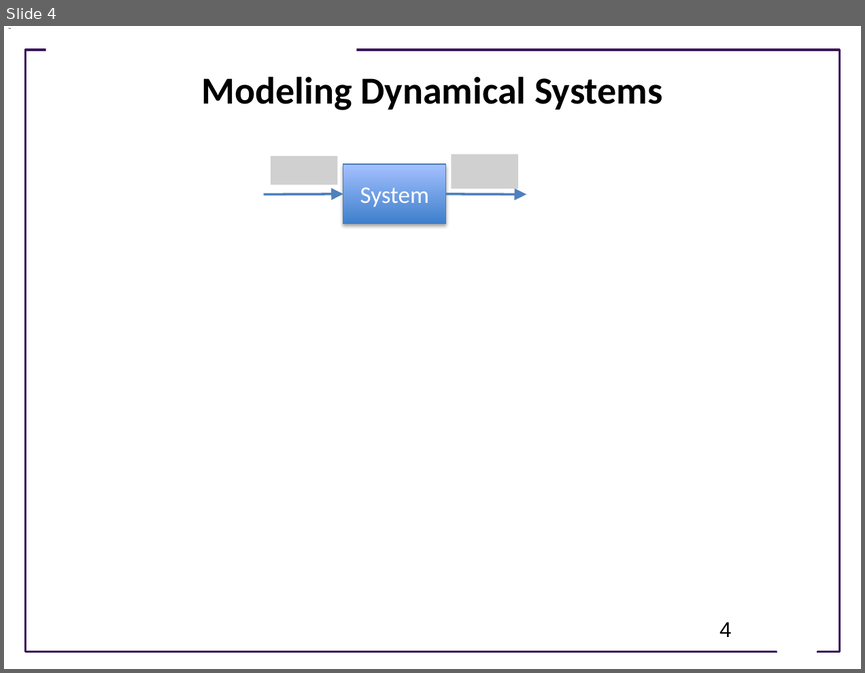
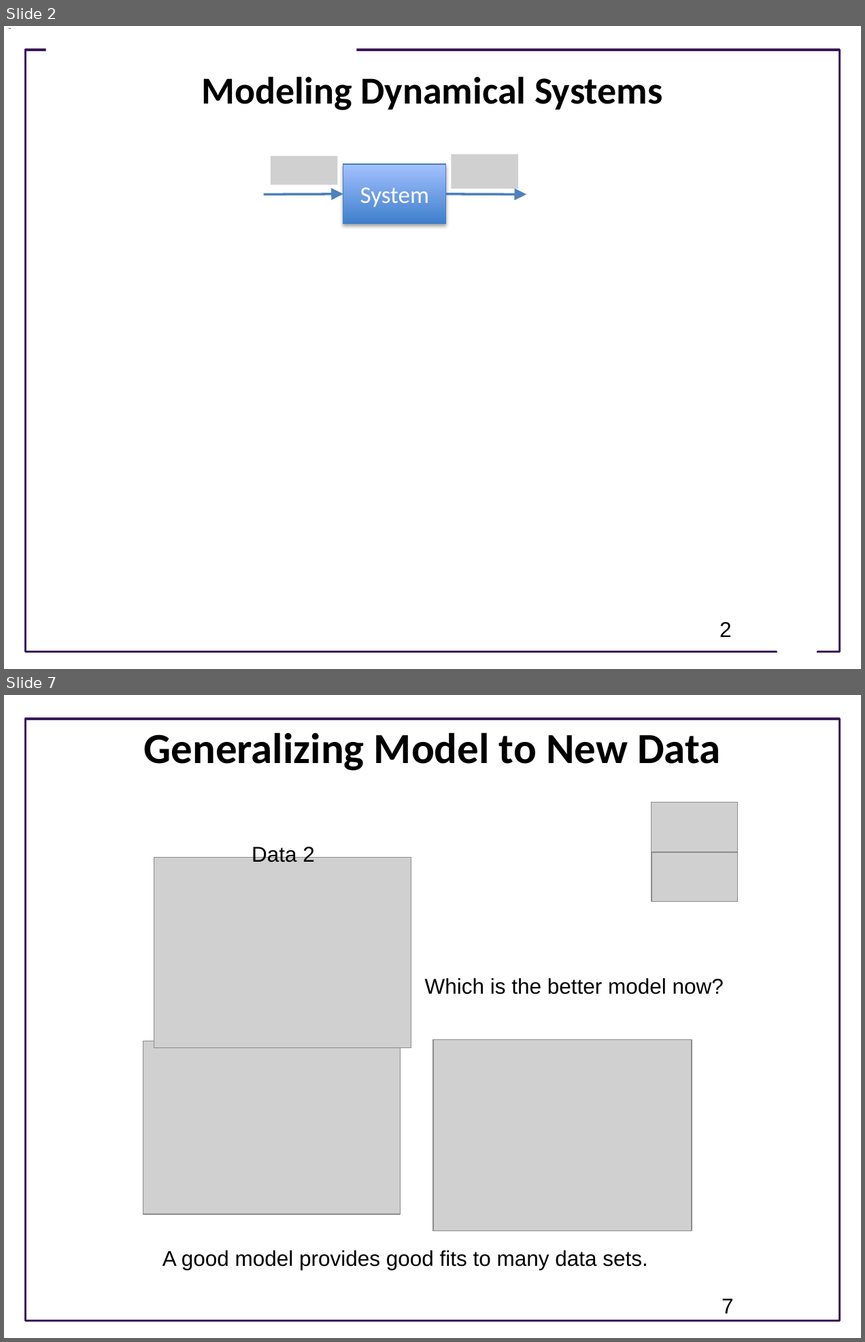
Before and after one commit to joseph-hellerstein/advanced-controls-lectures, a slide deck: classes/winter_2023/lectures/lecture_11-system-identification/system_identification.pptx. Shown one above the other, each under a label of ours: slide 4 before the commit, slides 2 and 7 after it; the slides between them are not shown. The pictures are 865x673 and 865x1342 pixels, drawn with LibreOffice and Linux fonts; fonts in the diff are those of the drawing; grey boxes stand for pictures; background and template pictures are left out. Boxes give left, top, right and bottom in pixels: in the first picture for what was removed or moved away, otherwise in the second. Text is boxed around its words. In the diff, an @@ line names an element or a change of style, - is before the commit and + after.

```diff
--- a/classes/winter_2023/lectures/lecture_11-system-identification/system_identification.pptx
+++ b/classes/winter_2023/lectures/lecture_11-system-identification/system_identification.pptx
@@ slide 7 added at box(4, 695, 861, 1338), background #FFFFFF; not listed: 1 template element that a slide beside it also shows @@
@@ title added at box(143, 732, 720, 770), 36 pt, text #000000, bold @@
+Generalizing Model to New Data
@@ picture added at box(651, 802, 738, 853) @@
@@ picture added at box(154, 857, 411, 1047) @@
@@ text added at box(252, 845, 315, 862), 18 pt, text #000000 @@
+Data 2
@@ picture added at box(652, 852, 738, 902) @@
@@ text added at box(425, 978, 723, 994), 18 pt, text #000000 @@
+Which is the better model now?
@@ picture added at box(143, 1040, 400, 1213) @@
@@ picture added at box(433, 1040, 692, 1231) @@
@@ text added at box(162, 1250, 647, 1270), 18 pt, text #000000 @@
+A good model provides good fits to many data sets.
@@ page number added at box(721, 1298, 734, 1313), 18 pt, text #000000 @@
+7
@@ what was slide 4 is now slide 2 @@
@@ page number at box(719, 622, 732, 637): text changed @@
-4
+2
```
Also in this commit, not shown: 2 slides changed, 12 other slides added, 2 slides removed, 2 other files.
